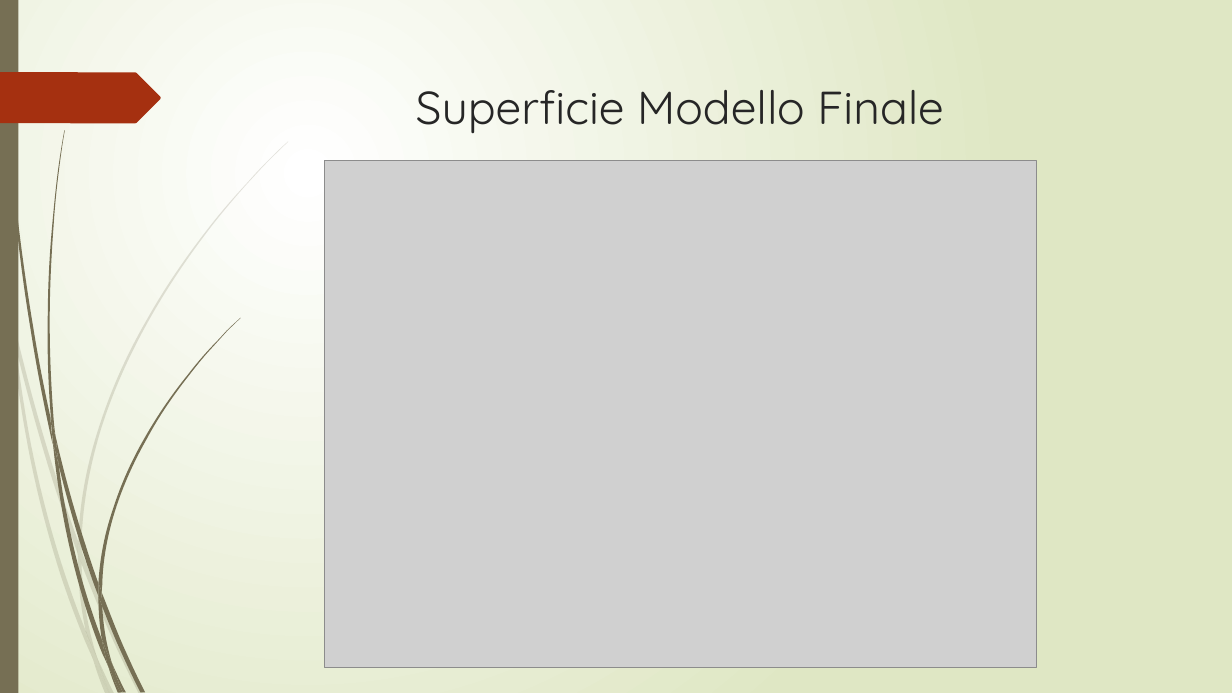
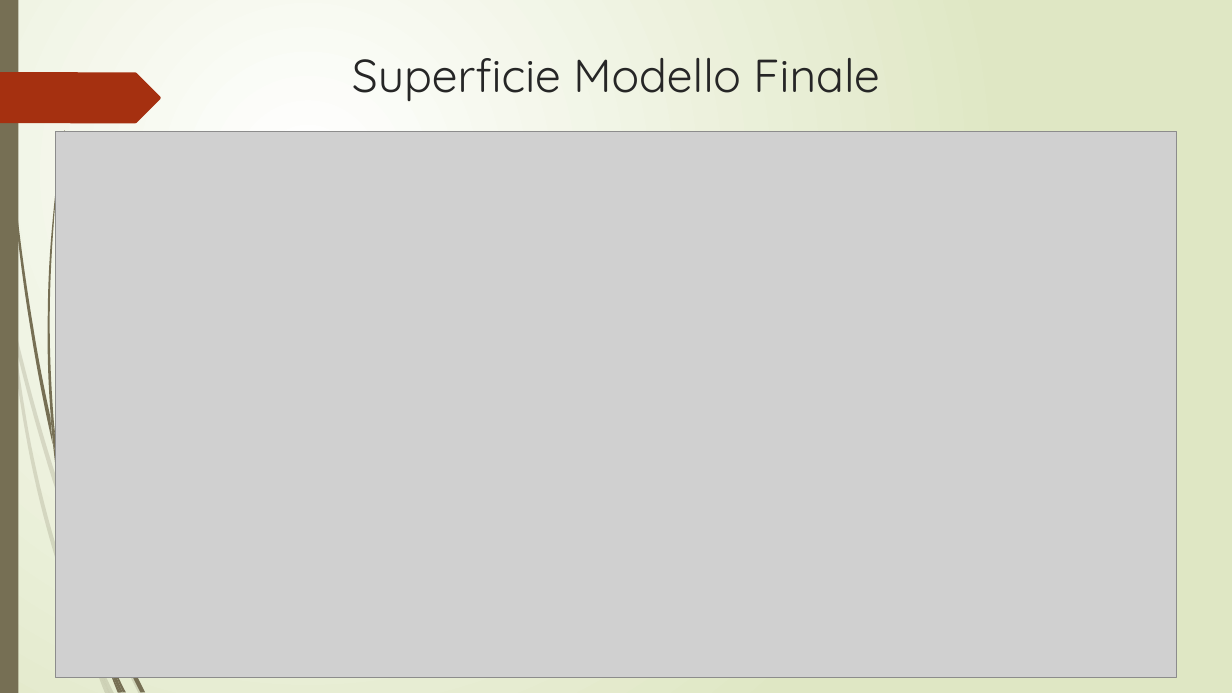
Before and after one commit to r1cky0/Italian-energy-consumption-prediction, a slide deck: slide 13 of presentazione_imad.pptx (slide 12 before the commit). Drawn at 1232x693 pixels with LibreOffice and Linux fonts; fonts in the diff are those of the drawing; grey boxes stand for pictures. Boxes give left, top, right and bottom in pixels: in the first picture for what was removed or moved away, otherwise in the second. Text is boxed around its words. In the diff, an @@ line names an element or a change of style, - is before the commit and + after.

```diff
--- a/presentazione_imad.pptx
+++ b/presentazione_imad.pptx
@@ title "Superficie Modello Finale": place and size @@
-title "Superficie Modello Finale" at (416,90,943,133)
+title "Superficie Modello Finale" at (352,58,879,101)
@@ picture: place and size @@
-picture at (324,160,1037,667)
+picture at (55,131,1177,677)
@@ freeform shape removed at (79,141,288,551) @@
@@ freeform shape removed at (98,318,240,592) @@
@@ freeform shape removed at (78,554,97,657) @@
@@ freeform shape removed at (78,542,81,564) @@
@@ freeform shape removed at (98,596,112,665) @@
@@ freeform shape removed at (98,583,102,606) @@
```
Also in this commit, not shown: 1 other slide changed, 3 slides added, 2 other files.
